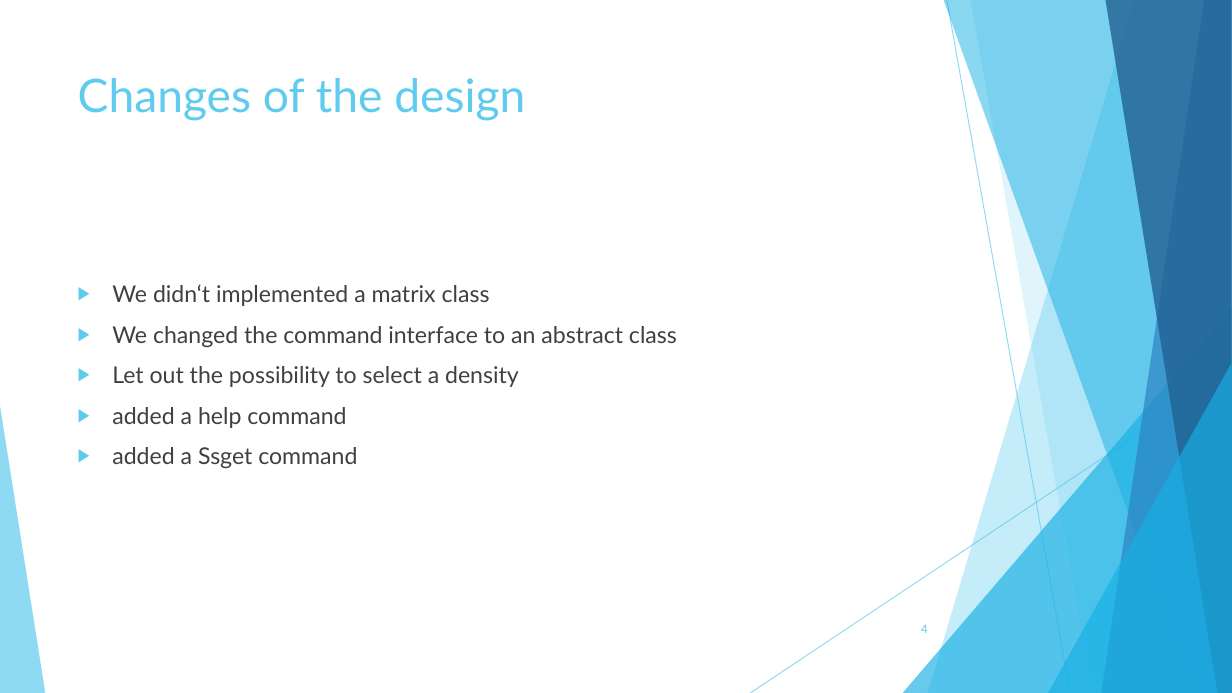
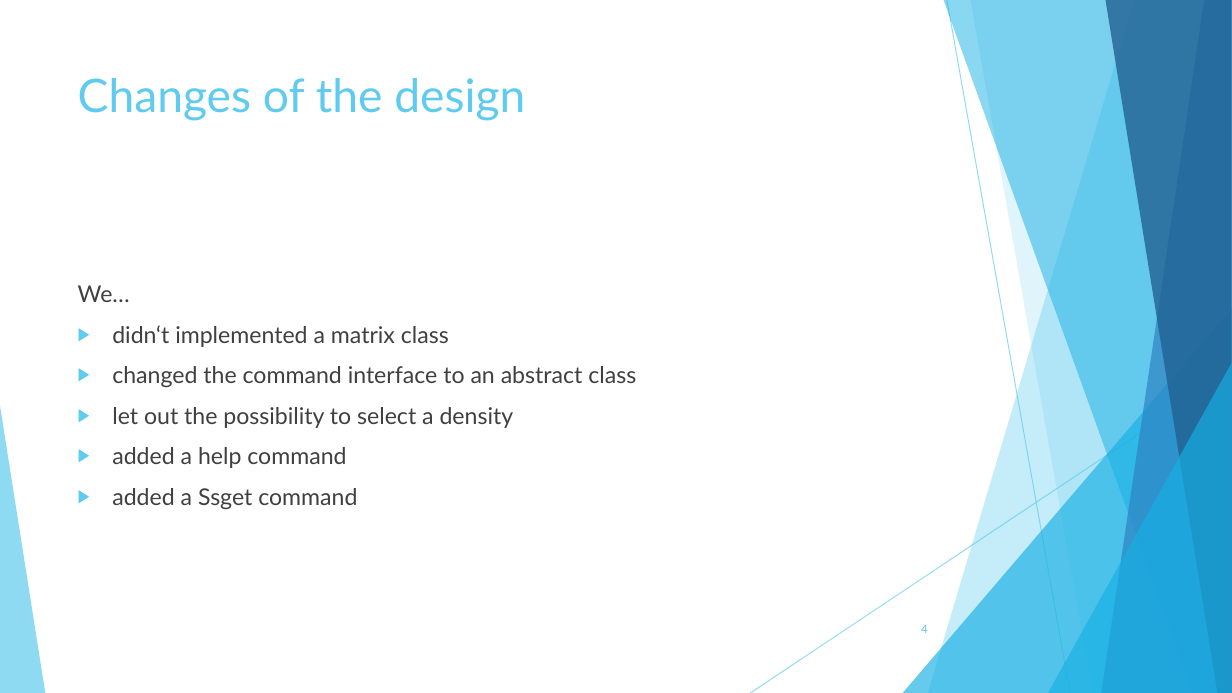
Before and after one commit to TheSlimvReal/PSE---LA-meets-ML, a slide deck: slide 4 of Implementation Sheet/Impl_sheet_presentation.pptx. Drawn at 1232x693 pixels with LibreOffice and Linux fonts; fonts in the diff are those of the drawing. Boxes give left, top, right and bottom in pixels: in the first picture for what was removed or moved away, otherwise in the second. Text is boxed around its words. In the diff, an @@ line names an element or a change of style, - is before the commit and + after.

```diff
--- a/Implementation Sheet/Impl_sheet_presentation.pptx
+++ b/Implementation Sheet/Impl_sheet_presentation.pptx
@@ text at [78, 285, 636, 428]: text changed @@
-▶ We didn‘t implemented a matrix class
-▶ We changed the command interface to an abstract class
-▶ Let out the possibility to select a density
+We…
+▶ didn‘t implemented a matrix class
+▶ changed the command interface to an abstract class
+▶ let out the possibility to select a density
```
Also in this commit, not shown: 4 other slides changed.
